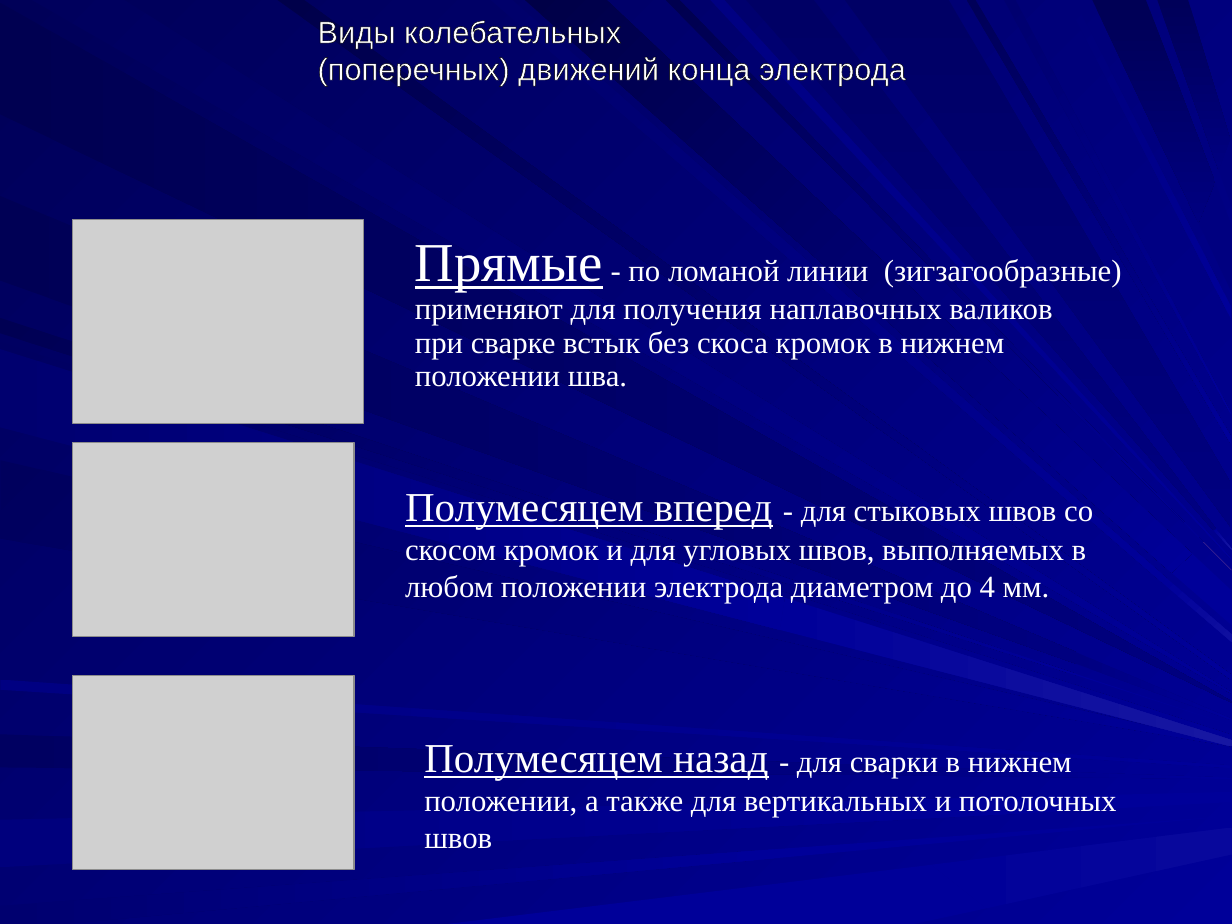
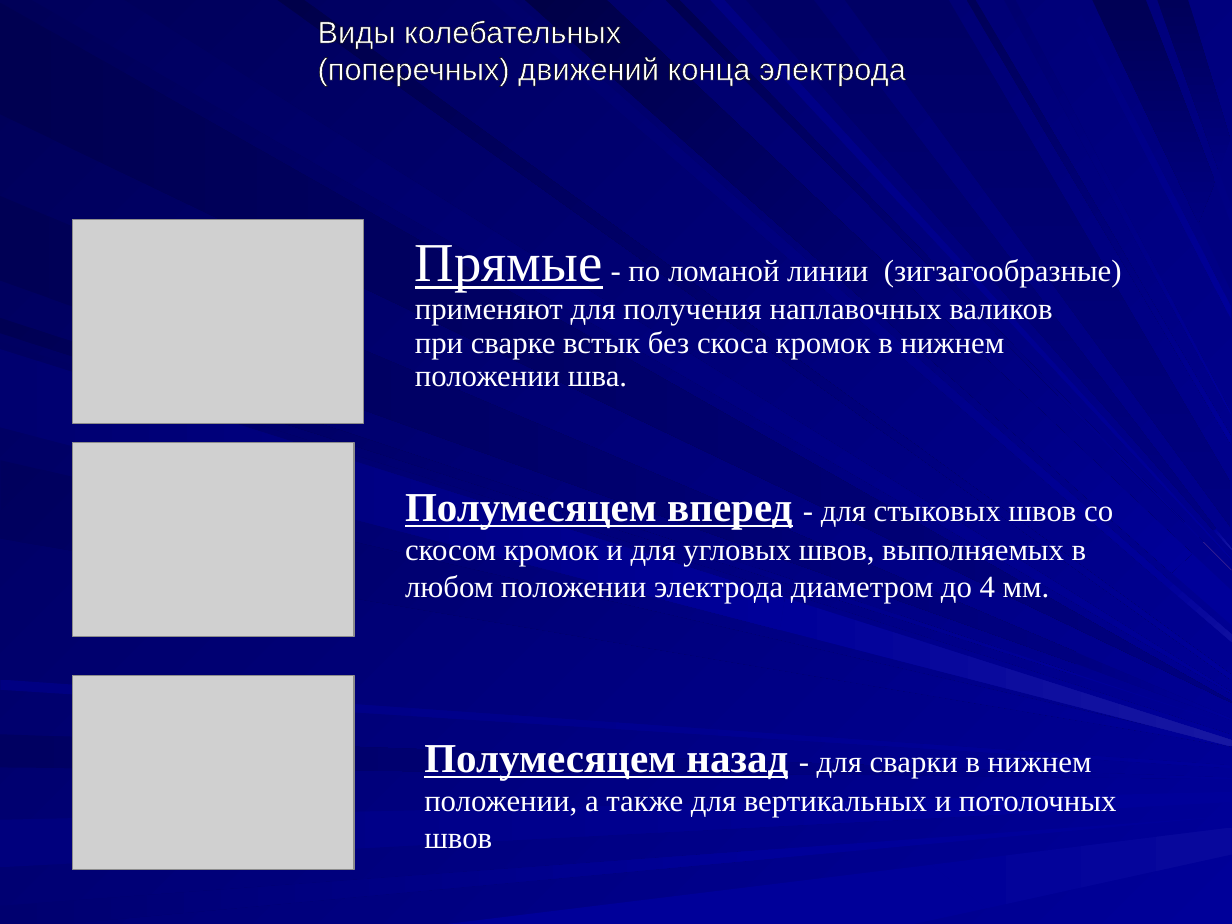
Before and after one commit to rubybo/WelderWeb, a slide deck: slide 8 of public/Практическое обучение/наплавка валиков.ppt (slide 9 before the commit). Drawn at 1232x924 pixels with LibreOffice and Linux fonts; fonts in the diff are those of the drawing; grey boxes stand for pictures. Boxes give left, top, right and bottom in pixels: in the first picture for what was removed or moved away, otherwise in the second. Text is boxed around its words. In the diff, an @@ line names an element or a change of style, - is before the commit and + after.

```diff
--- a/public/Практическое обучение/наплавка валиков.ppt
+++ b/public/Практическое обучение/наплавка валиков.ppt
@@ text "Полумесяцем вперед - для стыковых ..." at (405,494,1113,603): bold on in "Полумесяцем вперед" @@
@@ text "Полумесяцем назад - для сварки ..." at (424,745,1117,849): bold on in "Полумесяцем назад" @@
```
Also in this commit, not shown: 3 other slides changed, 6 slides added, 6 slides removed.
